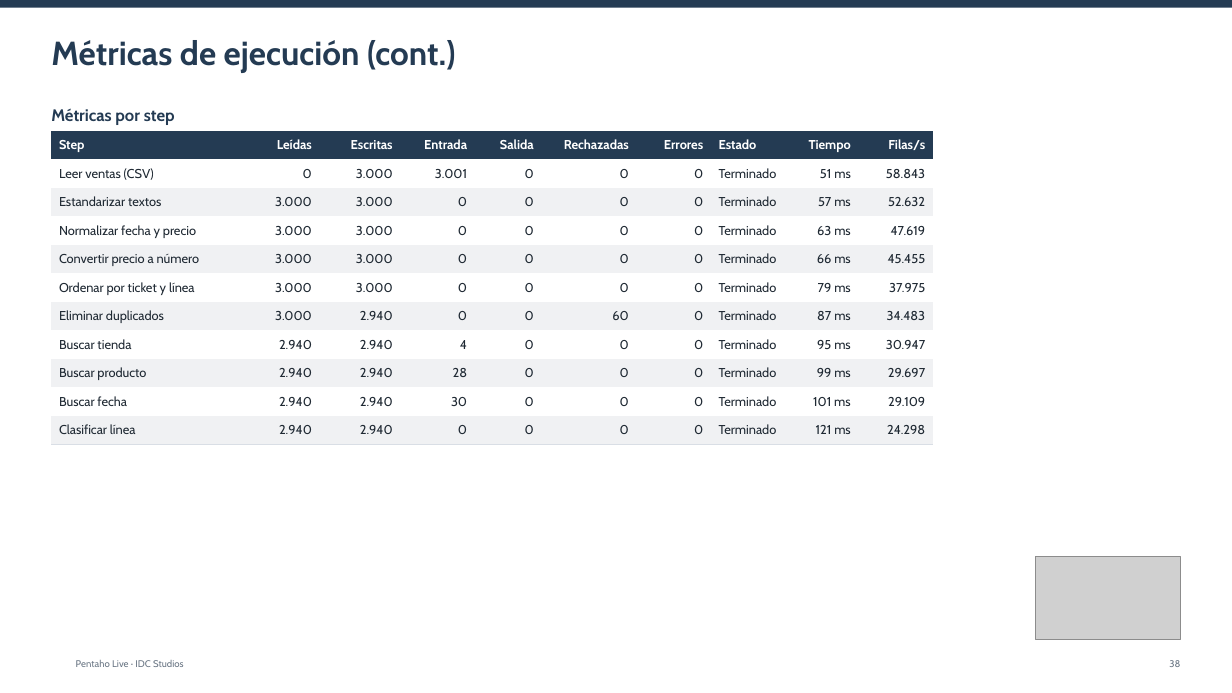
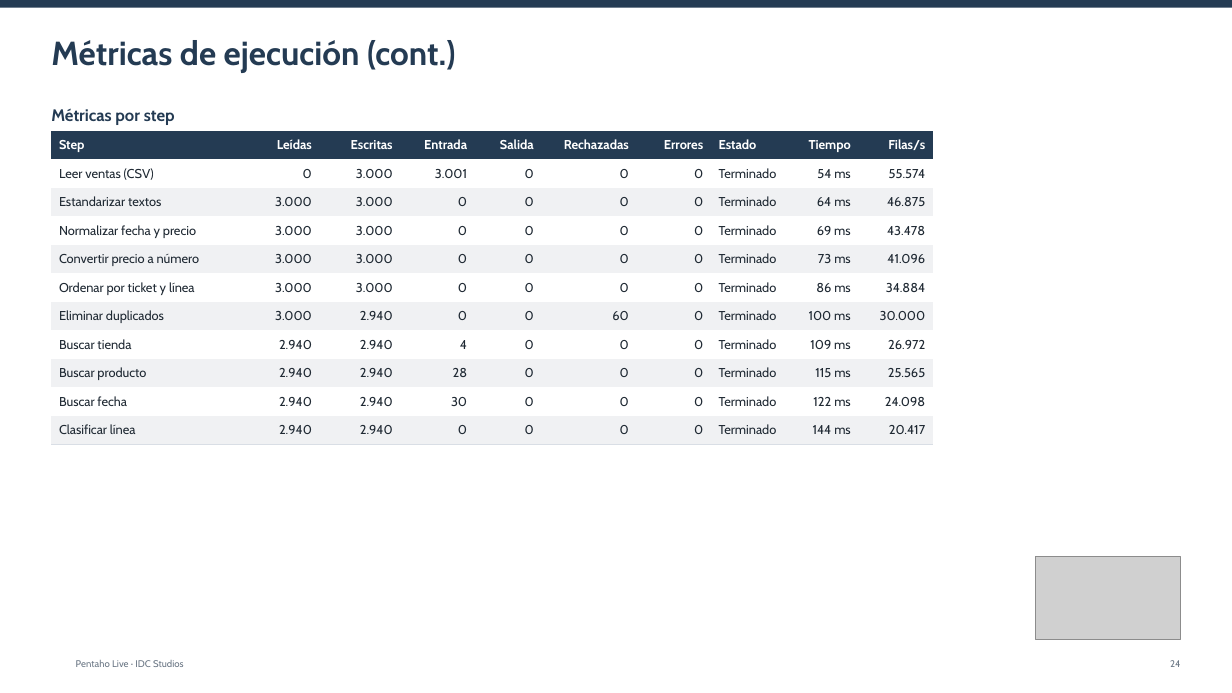
Before and after one commit to IvI2511/pentaho-mcp, a slide deck: slide 24 of ejemplo/informes/04_hechos_ventas.pptx (slide 38 before the commit). Drawn at 1232x693 pixels with LibreOffice and Linux fonts; fonts in the diff are those of the drawing; grey boxes stand for pictures; background and template pictures are left out. Boxes give left, top, right and bottom in pixels: in the first picture for what was removed or moved away, otherwise in the second. Text is boxed around its words. In the diff, an @@ line names an element or a change of style, - is before the commit and + after.

```diff
--- a/ejemplo/informes/04_hechos_ventas.pptx
+++ b/ejemplo/informes/04_hechos_ventas.pptx
@@ table at (52, 131, 935, 445) @@
-row 2, column 9: 51 ms
+row 2, column 9: 54 ms
-row 2, column 10: 58.843
+row 2, column 10: 55.574
-row 3, column 9: 57 ms
+row 3, column 9: 64 ms
-row 3, column 10: 52.632
+row 3, column 10: 46.875
-row 4, column 9: 63 ms
+row 4, column 9: 69 ms
-row 4, column 10: 47.619
+row 4, column 10: 43.478
-row 5, column 9: 66 ms
+row 5, column 9: 73 ms
-row 5, column 10: 45.455
+row 5, column 10: 41.096
-row 6, column 9: 79 ms
+row 6, column 9: 86 ms
-row 6, column 10: 37.975
+row 6, column 10: 34.884
-row 7, column 9: 87 ms
+row 7, column 9: 100 ms
-row 7, column 10: 34.483
+row 7, column 10: 30.000
-row 8, column 9: 95 ms
+row 8, column 9: 109 ms
-row 8, column 10: 30.947
+row 8, column 10: 26.972
-row 9, column 9: 99 ms
+row 9, column 9: 115 ms
-row 9, column 10: 29.697
+row 9, column 10: 25.565
-row 10, column 9: 101 ms
+row 10, column 9: 122 ms
-row 10, column 10: 29.109
+row 10, column 10: 24.098
-row 11, column 9: 121 ms
+row 11, column 9: 144 ms
-row 11, column 10: 24.298
+row 11, column 10: 20.417
@@ page number at (1170, 660, 1180, 667): text changed @@
-38
+24
```
Also in this commit, not shown: 17 other slides changed, 2 slides added, 16 slides removed, 30 other files.
